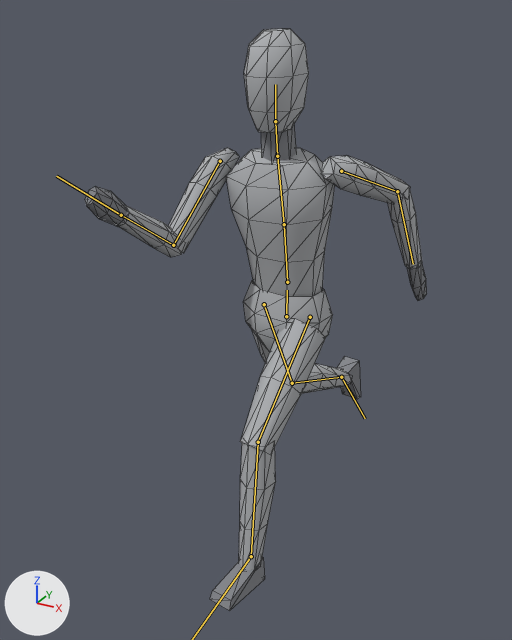
An edit to the glTF model models/player.glb, drawn before and after from the same camera.
Before and after are seen from a camera (50 mm lens) standing at (0.942, -1.923, 1.878) and looking at (-0.095, -0.038, 0.936). The axes (+X, +Y, +Z) are drawn at lower left. The lights are the same throughout. The first picture is the older version. Both versions are drawn at frame 14 of the action 'run'; the numbers are the values there. The bones that change, and the others that lie on the model, are drawn over the model as lines. Mesh edges are drawn as thin lines.

In view in the first picture: 'Player'.
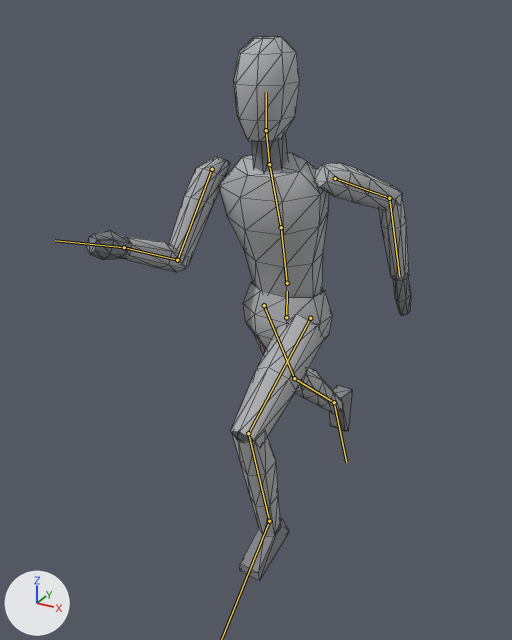
What differs and where, as boxes (x1, y1, x2, y2) in the pictures (512 x 640 px):
'Player', posed (7% shorter): before (85, 29, 427, 611); after (87, 36, 411, 580)
bone 'hips', root to tip: before (286, 316) to (287, 290); after (286, 317) to (287, 291)
bone 'spine', root to tip: before (287, 282) to (284, 224); after (287, 283) to (281, 227)
bone 'chest', root to tip: before (284, 224) to (277, 156); after (281, 227) to (269, 164)
bone 'neck', root to tip: before (277, 156) to (275, 121); after (269, 164) to (266, 130)
bone 'head', root to tip: before (275, 121) to (275, 84); after (266, 130) to (266, 92)
bone 'upper_arm.L', root to tip: before (341, 171) to (397, 191); after (335, 178) to (389, 198)
bone 'forearm.L', root to tip: before (397, 191) to (413, 264); after (389, 198) to (399, 276)
bone 'upper_arm.R', root to tip: before (220, 161) to (173, 245); after (212, 169) to (177, 260)
bone 'forearm.R', root to tip: before (173, 245) to (121, 215); after (177, 260) to (124, 247)
bone 'hand.R', root to tip: before (121, 215) to (56, 176); after (124, 247) to (55, 240)
bone 'thigh.L', root to tip: before (310, 317) to (258, 442); after (310, 318) to (248, 433)
bone 'shin.L', root to tip: before (258, 442) to (251, 556); after (248, 433) to (269, 521)
bone 'thigh.R', root to tip: before (264, 304) to (292, 383); after (264, 305) to (294, 378)
bone 'shin.R', root to tip: before (292, 383) to (341, 377); after (294, 378) to (334, 402)
bone 'foot.R', root to tip: before (341, 377) to (365, 418); after (334, 402) to (346, 462)

What the commit changed:
Bone 'hips' (bone_hips) moves from (0.0, 0.033, 0.0) to (0.0, 0.03, 0.0).
Bone 'hips' (bone_hips) turns from (0, -7, 0) to (0, -6, 0) degrees about its own x, y and z.
Bone 'spine' (bone_spine) turns from (8, 3, 0) to (13, 3, 0) degrees about its own x, y and z.
Bone 'chest' (bone_chest) turns from (4, 6, 0) to (8, 6, 0) degrees about its own x, y and z.
Bone 'neck' (bone_neck) turns from (-5, 0, 0) to (-10, 0, 0) degrees about its own x, y and z.
Bone 'head' (bone_head) turns from (-5, -9, 0) to (-10, -9, 0) degrees about its own x, y and z.
Bone 'upper_arm.L' (bone_upper_arm_l) turns from (54, 12, -1) to (45, 10, -2) degrees about its own x, y and z.
Bone 'forearm.L' (bone_forearm_l) turns from (-45, -3, -2) to (-55, -4, -2) degrees about its own x, y and z.
Bone 'upper_arm.R' (bone_upper_arm_r) turns from (-46, 14, 9) to (-43, 12, 9) degrees about its own x, y and z.
Bone 'forearm.R' (bone_forearm_r) turns from (-81, 6, 1) to (-85, 7, 1) degrees about its own x, y and z.
Bone 'hand.R' (bone_hand_r) turns from (-6, 0, 0) to (0, 0, 0) degrees about its own x, y and z.
Bone 'thigh.L' (bone_thigh_l) turns from (-43, -1, 0) to (-55, -1, 0) degrees about its own x, y and z.
Bone 'shin.L' (bone_shin_l) turns from (37, 0, 0) to (70, 0, 0) degrees about its own x, y and z.
Bone 'foot.L' (bone_foot_l) turns from (-2, 0, 0) to (5, 0, 0) degrees about its own x, y and z.
Bone 'thigh.R' (bone_thigh_r) turns from (26, 0, 0) to (30, 0, 0) degrees about its own x, y and z.
Bone 'shin.R' (bone_shin_r) turns from (42, 0, 0) to (20, 0, 0) degrees about its own x, y and z.
Bone 'foot.R' (bone_foot_r) turns from (32, 0, 0) to (35, 0, 0) degrees about its own x, y and z.
